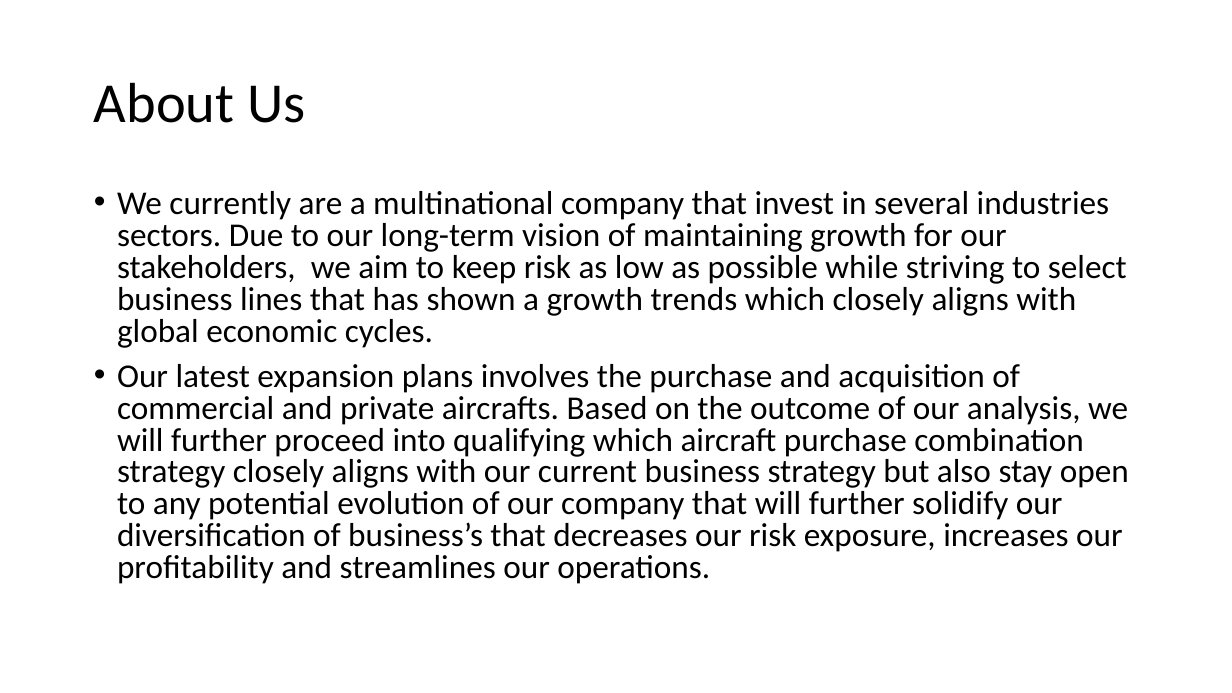
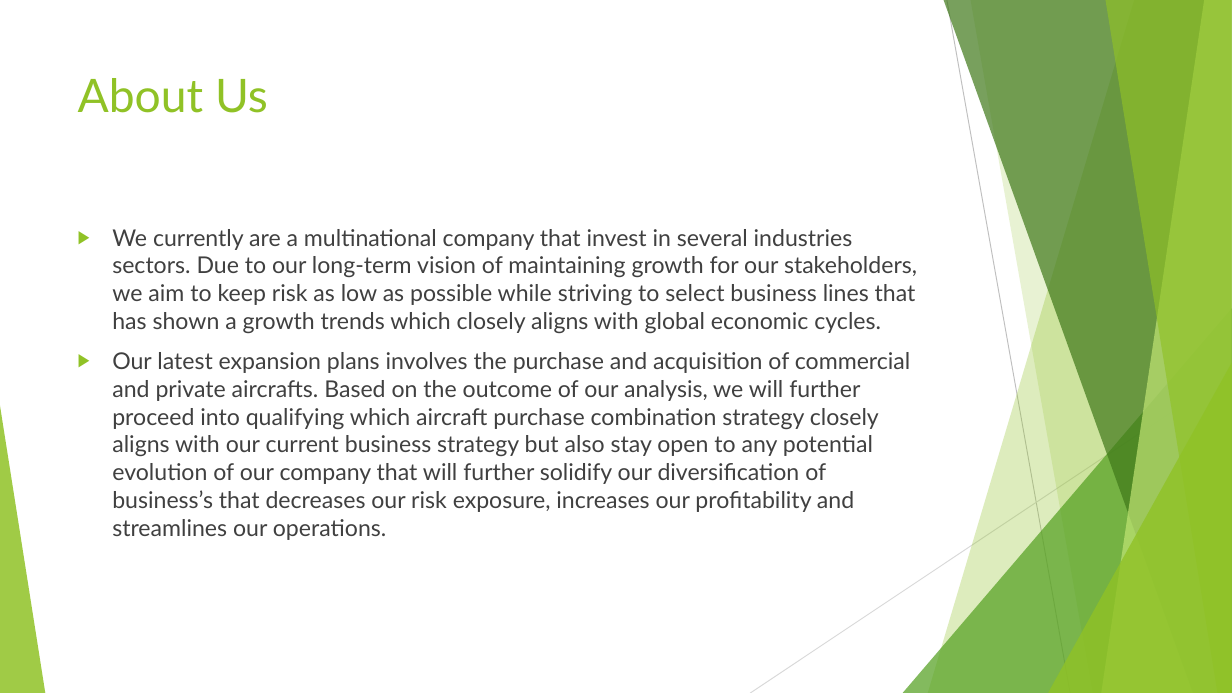
Before and after one commit to rahroy82/Aircraft-analysis, a slide deck: slide 3 of Aircraft risk assessment.pptx. Drawn at 1232x693 pixels with LibreOffice and Linux fonts; fonts in the diff are those of the drawing. Boxes give left, top, right and bottom in pixels: in the first picture for what was removed or moved away, otherwise in the second. Text is boxed around its words. In the diff, an @@ line names an element or a change of style, - is before the commit and + after.

```diff
--- a/Aircraft risk assessment.pptx
+++ b/Aircraft risk assessment.pptx
@@ title "About Us": place and size @@
-title "About Us" at box(94, 82, 305, 123)
+title "About Us" at box(78, 78, 268, 113)
@@ title "About Us" at box(78, 78, 268, 113): size 44 to 36 pt, font Calibri to Lato, text colour #000000 to #90C226; line spacing 0.9 to 1; vertical alignment middle to top @@
@@ text "We currently are a multinational ...": place and size @@
-text "We currently are a multinational ..." at box(117, 191, 1129, 584)
+text "We currently are a multinational ..." at box(112, 229, 917, 540)
@@ text "We currently are a multinational ..." at box(112, 229, 917, 540): size 25.9 to 18 pt, font Calibri to Lato, text colour #000000 to #404040; bullet • to ▶; line spacing 0.8 to 1 @@
@@ group added at box(0, 0, 1232, 693): 5 freeform shapes, 3 triangles, 2 lines @@
```
Also in this commit, not shown: 3 other slides changed, 9 slides added, 1 other file.
